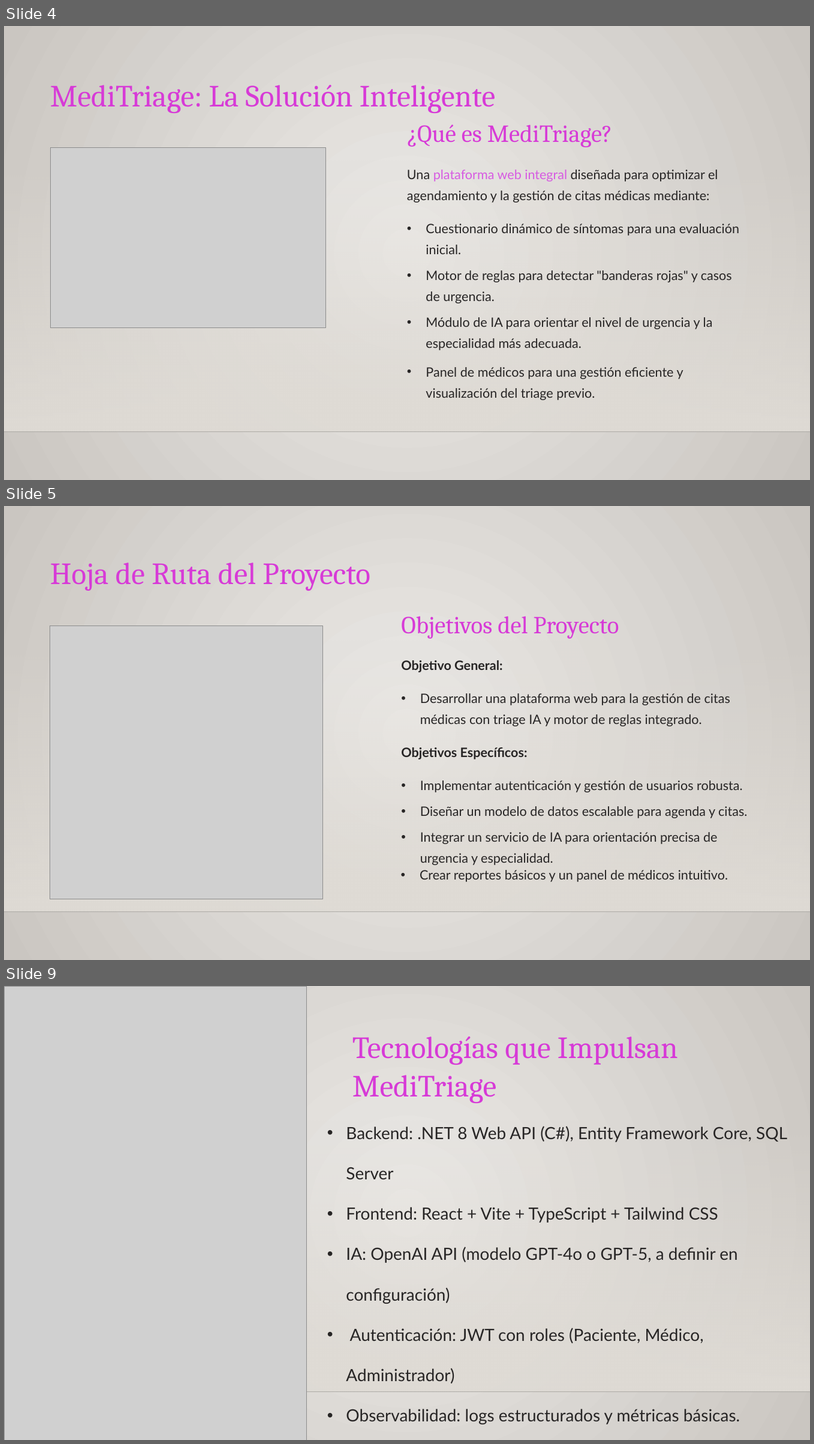
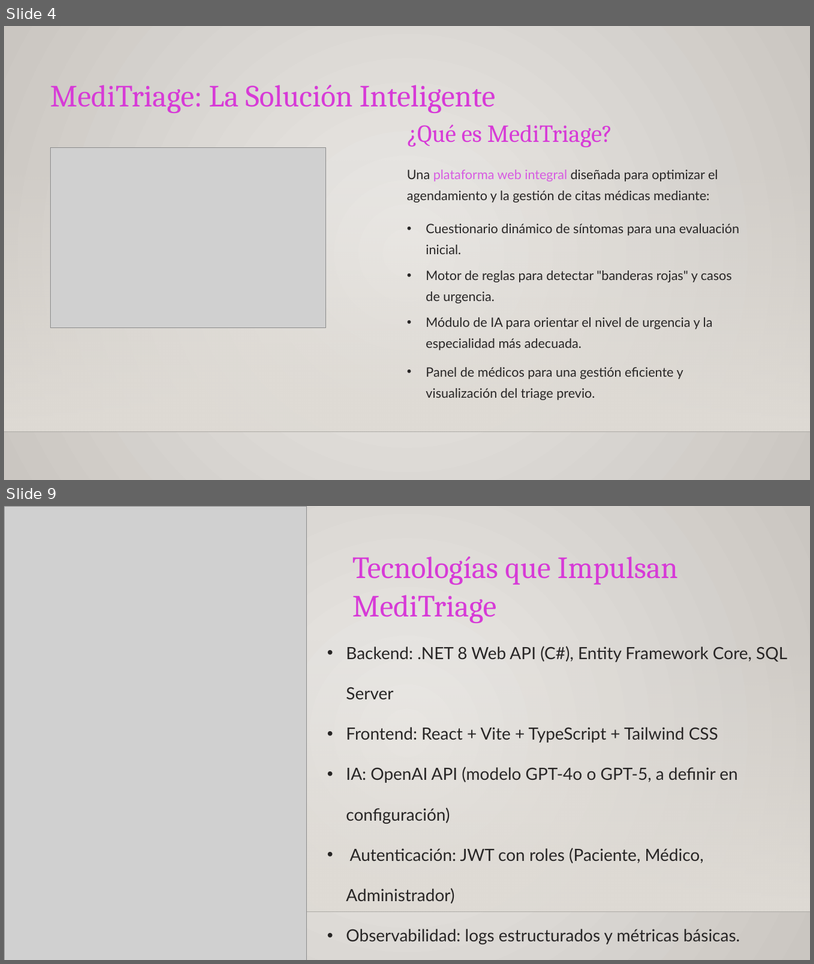
Before and after one commit to MRCuevasCarreno/MediTriage, a slide deck: Fase 2/Evidencias Proyecto/Presentación Proyecto.pptx. Shown one above the other, each under a label of ours: slides 4, 5 and 9 before the commit, slides 4 and 9 after it; the slides between them are not shown. The pictures are 814x1444 and 814x964 pixels, drawn with LibreOffice and Linux fonts; fonts in the diff are those of the drawing; grey boxes stand for pictures; background and template pictures are left out. Boxes give left, top, right and bottom in pixels: in the first picture for what was removed or moved away, otherwise in the second. Text is boxed around its words. In the diff, an @@ line names an element or a change of style, - is before the commit and + after.

```diff
--- a/Fase 2/Evidencias Proyecto/Presentación Proyecto.pptx
+++ b/Fase 2/Evidencias Proyecto/Presentación Proyecto.pptx
@@ slide 5 removed at box(4, 506, 810, 960), background gradient #ECEAE7 to #CAC7C1; not listed: 2 template elements that a slide beside it also shows @@
@@ text removed at box(50, 562, 371, 591) @@
-Hoja de Ruta del Proyecto
@@ picture removed at box(50, 625, 324, 898) @@
@@ text removed at box(401, 616, 620, 639) @@
-Objetivos del Proyecto
@@ text removed at box(401, 660, 503, 672) @@
-Objetivo General:
@@ text removed at box(420, 693, 731, 726) @@
-• Desarrollar una plataforma web para la gestión de citas médicas con triage IA y motor de reglas integrado.
@@ text removed at box(401, 747, 528, 759) @@
-Objetivos Específicos:
@@ text removed at box(420, 780, 743, 792) @@
-• Implementar autenticación y gestión de usuarios robusta.
@@ text removed at box(420, 806, 747, 818) @@
-• Diseñar un modelo de datos escalable para agenda y citas.
@@ text removed at box(420, 832, 717, 865) @@
-• Integrar un servicio de IA para orientación precisa de urgencia y especialidad.
@@ text removed at box(420, 870, 728, 882) @@
-• Crear reportes básicos y un panel de médicos intuitivo.
```
Also in this commit, not shown: 3 slides changed, 5 slides added, 9 other slides removed, 13 other files.
